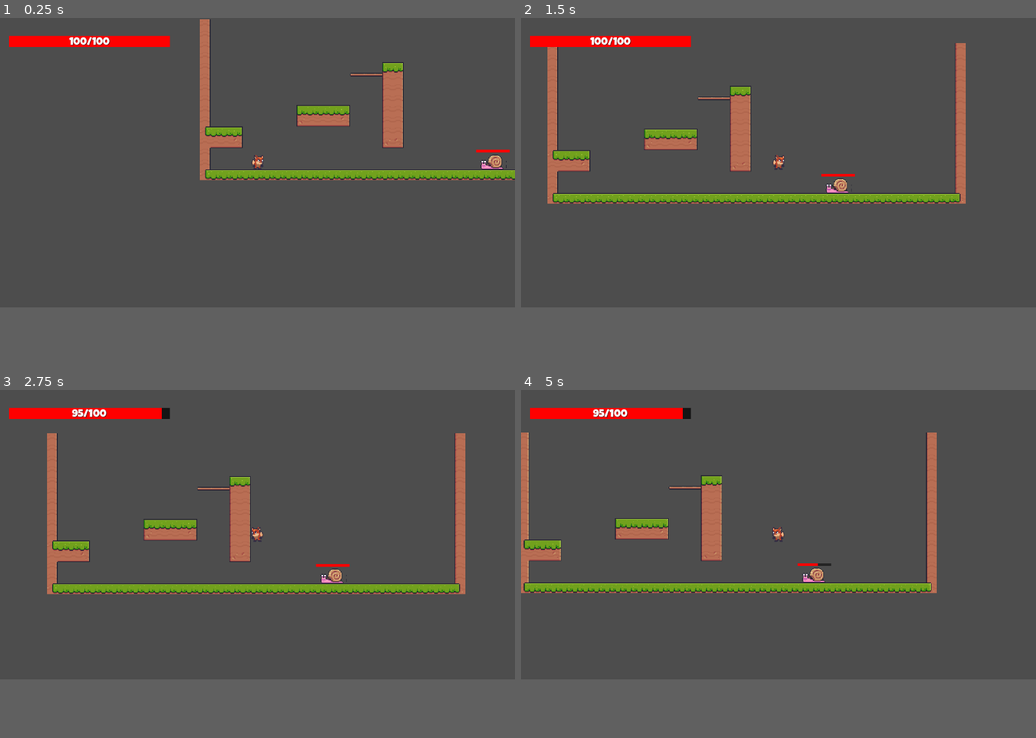
Above: before the commit, frames 1-4 (two rows, left to right).
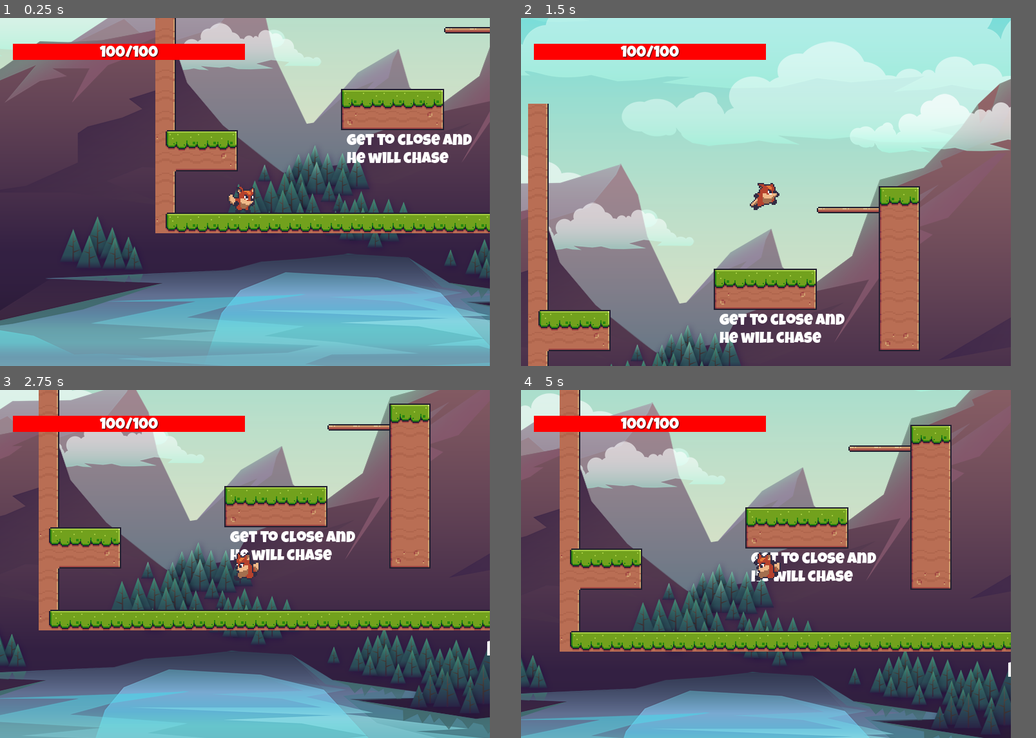
Above: after the commit, the same moments.

Repository: BrownJason/Godot-Testing
Game: Godot game, scene res://scenes/level/level.tscn
Same seed, same stepped clock (60 frames per second), same inputs: the game is played once before the commit and once after it.
Inputs (mouse positions are in pixels of both pictures, inside the frame that each line leads up to):
- Up to frame 1 (0.25 s): no input
- Up to frame 2 (1.5 s): tap F at 0.5, 1.25 s; move the mouse to (891, 146) at 0.52 s; hold D (move_right) from 0.53 s (still down); click (891, 146) at 0.6 s; tap Space (jump) at 0.77, 0.8, 1.07, 1.35 s; move the mouse to (675, 178) at 1.27 s
- Up to frame 3 (2.75 s): tap Space (jump) at 1.52, 1.82, 2.3 s; click (154, 550) at 1.55 s; tap F at 2 s; move the mouse to (309, 470) at 2.02 s; release D (move_right) at 2.03 s; hold A (move_left) from 2.03 s (still down); click (309, 470) at 2.1 s
- Up to frame 4 (5 s): tap F at 2.75, 3.5, 4.25 s; move the mouse to (752, 591) at 2.77 s; release A (move_left) at 2.78 s; hold D (move_right) 2.78-4.28 s; click (752, 591) at 2.85 s; tap Space (jump) at 3.02, 3.32, 3.6, 3.77, 4.07, 4.52, 4.82 s; move the mouse to (933, 577) at 3.52 s; move the mouse to (624, 490) at 4.27 s; hold A (move_left) from 4.28 s (still down); click (624, 490) at 4.35 s
In our replay, the window is 799x449 before the commit and 760x540 after it. These sizes can differ from the game's own. Grey fills any space a smaller window leaves; there, only what the larger window draws over its background counts as a difference.

The runs differ from the first frame. In frame 1, 79% of the frame differs, in the area x 0-100%, y 0-98%; in frame 2, 90%, in the area x 0-96%, y 0-100%; in frame 3, 78%; in frame 4, 85%.

Commit message:
Added animations and double jump, will make this into a resource later

Diff:
--- a/Base_Enemy.gd
+++ b/Base_Enemy.gd
@@ -7,6 +7,7 @@
 
 var player: Player
 @onready var sprite_2d = $Sprite2D
+@onready var animation_player = $AnimationPlayer
 @onready var damage_label = $DamageLabel
 var body_within_attack_range: bool = false
 
@@ -18,13 +19,17 @@
 
 func _process(delta):
 	velocity = Vector2.ZERO
-	if player and global_position.distance_to(player.global_position) > 40:
+	if player and global_position.distance_to(player.global_position) > 60:
 		move_comp.enemy_chase(self, player, delta)
 		velocity.y = 0
 
-
 	if velocity.x != 0 and !player:
 		move_toward(velocity.x, 0.0, delta)
+
+	if velocity.x != 0:
+		animation_player.play("move")
+	else:
+		animation_player.play("idle")
 
 	move_and_slide()
 	update_facing_dir()
--- a/project.godot
+++ b/project.godot
@@ -14,6 +14,12 @@
 run/main_scene="res://scenes/level/level.tscn"
 config/features=PackedStringArray("4.2", "Mobile")
 config/icon="res://icon.svg"
+
+[display]
+
+window/size/viewport_width=760
+window/size/viewport_height=540
+window/stretch/mode="canvas_items"
 
 [input]
 
--- a/scenes/base_entitys/base_enemy.tscn
+++ b/scenes/base_entitys/base_enemy.tscn
@@ -31,6 +31,62 @@
 width = 50
 
 [sub_resource type="RectangleShape2D" id="RectangleShape2D_f5ct4"]
+size = Vector2(32, 20)
+
+[sub_resource type="Animation" id="Animation_62viy"]
+resource_name = "idle"
+length = 0.1
+loop_mode = 1
+tracks/0/type = "value"
+tracks/0/imported = false
+tracks/0/enabled = true
+tracks/0/path = NodePath("Sprite2D:frame")
+tracks/0/interp = 1
+tracks/0/loop_wrap = true
+tracks/0/keys = {
+"times": PackedFloat32Array(0),
+"transitions": PackedFloat32Array(1),
+"update": 1,
+"values": [0]
+}
+
+[sub_resource type="Animation" id="Animation_ca776"]
+length = 0.001
+tracks/0/type = "value"
+tracks/0/imported = false
+tracks/0/enabled = true
+tracks/0/path = NodePath("Sprite2D:frame")
+tracks/0/interp = 1
+tracks/0/loop_wrap = true
+tracks/0/keys = {
+"times": PackedFloat32Array(0),
+"transitions": PackedFloat32Array(1),
+"update": 1,
+"values": [0]
+}
+
+[sub_resource type="Animation" id="Animation_3k4ku"]
+resource_name = "move"
+loop_mode = 1
+tracks/0/type = "value"
+tracks/0/imported = false
+tracks/0/enabled = true
+tracks/0/path = NodePath("Sprite2D:frame")
+tracks/0/interp = 1
+tracks/0/loop_wrap = true
+tracks/0/keys = {
+"times": PackedFloat32Array(0, 0.1, 0.2, 0.3, 0.4, 0.5, 0.6, 0.7, 0.8, 0.9),
+"transitions": PackedFloat32Array(1, 1, 1, 1, 1, 1, 1, 1, 1, 1),
+"update": 1,
+"values": [0, 1, 2, 3, 4, 5, 6, 7, 8, 9]
+}
+
+[sub_resource type="AnimationLibrary" id="AnimationLibrary_cjhkl"]
+_data = {
+"RESET": SubResource("Animation_ca776"),
+"idle": SubResource("Animation_62viy"),
+"move": SubResource("Animation_3k4ku")
+}
 
 [node name="Base_Enemy" type="CharacterBody2D" node_paths=PackedStringArray("health_comp", "damage_comp", "move_comp")]
 collision_layer = 4
@@ -54,11 +110,11 @@
 
 [node name="MovementComponent" type="Node" parent="."]
 script = ExtResource("4_2dg02")
-speed = 50
+speed = 75
 
 [node name="Sprite2D" type="Sprite2D" parent="."]
 texture = ExtResource("3_kjgyi")
-hframes = 9
+hframes = 10
 
 [node name="CollisionShape2D" type="CollisionShape2D" parent="."]
 position = Vector2(-1, 1)
@@ -95,11 +151,14 @@
 facing_collision_dir = NodePath("FacingCollisionShape")
 
 [node name="FacingCollisionShape" type="CollisionShape2D" parent="HitBox"]
-position = Vector2(-33, 0)
 shape = SubResource("RectangleShape2D_f5ct4")
 script = ExtResource("6_wbfps")
-facing_left_dir = Vector2(-33, 0)
-facing_right_dir = Vector2(33, 0)
+
+[node name="AnimationPlayer" type="AnimationPlayer" parent="."]
+libraries = {
+"": SubResource("AnimationLibrary_cjhkl")
+}
+autoplay = "idle"
 
 [connection signal="body_entered" from="ChaseZone" to="." method="_on_area_2d_body_entered"]
 [connection signal="body_exited" from="ChaseZone" to="." method="_on_area_2d_body_exited"]
--- a/scenes/components/movement/movement_component.gd
+++ b/scenes/components/movement/movement_component.gd
@@ -1,18 +1,17 @@
 class_name  MovementComponent
 extends Node
 
-const JUMP_VELOCITY: int = -325
+const JUMP_VELOCITY: int = -600
 
 @export_category("Movement Info")
 @export var speed: int = 300
-@export var gravity = 800
+@export var gravity = 1200
 var velocity := Vector2.ZERO
 
 func _physics_process(delta):
 	pass
 
 func player_movement(delta, body):
-	body.velocity.y += gravity * delta
 	body.velocity.x = 0
 	var direction := Vector2(0,0)
 	direction.x = Input.get_axis("move_left","move_right")
--- /dev/null
+++ b/scenes/level/ParallaxBackground.gd
@@ -0,0 +1,9 @@
+extends ParallaxBackground
+
+# Called when the node enters the scene tree for the first time.
+func _ready():
+	pass # Replace with function body.
+
+# Called every frame. 'delta' is the elapsed time since the previous frame.
+func _process(delta):
+	pass
--- a/scenes/level/level.tscn
+++ b/scenes/level/level.tscn
@@ -1,9 +1,12 @@
-[gd_scene load_steps=7 format=3 uid="uid://b3bo7ooxurhj7"]
-
+[gd_scene load_steps=12 format=3 uid="uid://b3bo7ooxurhj7"]
+
+[ext_resource type="Script" path="res://scenes/level/ParallaxBackground.gd" id="1_p2306"]
+[ext_resource type="Texture2D" uid="uid://drti1djhidh0r" path="res://assest/game_background_1.png" id="1_tviqu"]
 [ext_resource type="Texture2D" uid="uid://dpcev4qc1oi6q" path="res://assest/Terrain (16x16).png" id="1_ujrtm"]
 [ext_resource type="PackedScene" uid="uid://cexfal8mi8hae" path="res://scenes/player/player.tscn" id="2_u43xh"]
 [ext_resource type="PackedScene" uid="uid://csb2yi1ofxq81" path="res://scenes/base_entitys/base_enemy.tscn" id="3_0tmhh"]
 [ext_resource type="PackedScene" uid="uid://c73nrwhn1v4jr" path="res://scenes/ui/ui_health_bar.tscn" id="4_raeig"]
+[ext_resource type="FontFile" uid="uid://c7drv0ctoigoh" path="res://assest/LuckiestGuy-Regular.ttf" id="5_7ku7c"]
 
 [sub_resource type="TileSetAtlasSource" id="TileSetAtlasSource_g36pn"]
 texture = ExtResource("1_ujrtm")
@@ -459,24 +462,72 @@
 physics_layer_0/collision_layer = 1
 sources/0 = SubResource("TileSetAtlasSource_g36pn")
 
+[sub_resource type="LabelSettings" id="LabelSettings_cbvvl"]
+font = ExtResource("5_7ku7c")
+font_size = 32
+
+[sub_resource type="LabelSettings" id="LabelSettings_cqfxq"]
+font = ExtResource("5_7ku7c")
+font_size = 24
+
 [node name="level" type="Node2D"]
 
+[node name="ParallaxBackground" type="ParallaxBackground" parent="."]
+script = ExtResource("1_p2306")
+
+[node name="ParallaxLayer" type="ParallaxLayer" parent="ParallaxBackground"]
+motion_mirroring = Vector2(1920, 0)
+
+[node name="TextureRect" type="TextureRect" parent="ParallaxBackground/ParallaxLayer"]
+anchors_preset = 15
+anchor_right = 1.0
+anchor_bottom = 1.0
+offset_left = -950.0
+offset_top = -479.0
+offset_right = 970.0
+offset_bottom = 601.0
+grow_horizontal = 2
+grow_vertical = 2
+texture = ExtResource("1_tviqu")
+
+[node name="CanvasLayer" type="CanvasLayer" parent="."]
+
+[node name="UIHealthBar" parent="CanvasLayer" instance=ExtResource("4_raeig")]
+offset_right = 200.0
+offset_bottom = 50.0
+
 [node name="TileMap" type="TileMap" parent="."]
+scale = Vector2(2, 2)
 tile_set = SubResource("TileSet_r8rlu")
 format = 2
 layer_0/tile_data = PackedInt32Array(655360, 458752, 0, 655361, 458752, 0, 655362, 458752, 0, 655363, 458752, 0, 655364 …(1840 unchanged characters)…
 
 [node name="Player" parent="." instance=ExtResource("2_u43xh")]
-position = Vector2(70, 147)
+position = Vector2(107, 290)
+scale = Vector2(2, 2)
 
 [node name="Camera2D" type="Camera2D" parent="Player"]
-zoom = Vector2(1.5, 1.5)
 
 [node name="Base_Enemy" parent="." instance=ExtResource("3_0tmhh")]
-position = Vector2(420, 148)
-
-[node name="CanvasLayer" type="CanvasLayer" parent="."]
-
-[node name="UIHealthBar" parent="CanvasLayer" instance=ExtResource("4_raeig")]
-offset_right = 200.0
-offset_bottom = 50.0
+position = Vector2(787, 295)
+scale = Vector2(2, 2)
+
+[node name="AttackInfoLabel" type="Label" parent="."]
+z_index = -1
+offset_left = 663.0
+offset_top = 368.0
+offset_right = 944.0
+offset_bottom = 401.0
+text = "Press 'F' to attack"
+label_settings = SubResource("LabelSettings_cbvvl")
+
+[node name="Label" type="Label" parent="."]
+z_index = -1
+texture_filter = 1
+offset_left = 265.0
+offset_top = 198.0
+offset_right = 489.0
+offset_bottom = 251.0
+text = "Get to close and he will chase"
+label_settings = SubResource("LabelSettings_cqfxq")
+autowrap_mode = 2
--- a/scenes/player/player.gd
+++ b/scenes/player/player.gd
@@ -7,19 +7,37 @@
 
 @onready var sprite_2d = $Sprite2D
 @onready var hit_box_component = $HitBoxComponent
+@onready var animation_player = $AnimationPlayer
+@onready var hurt_timer = $HurtTimer
+@onready var facing_collision_shape = $HitBoxComponent/FacingCollisionShape
 
 signal facing_dir_changed(facing_right: bool)
 signal adjust_ui_health(health: float)
 
 var enemy= null
+var is_hurt: bool = false
+var can_double_jump: bool = true
 # Called when the node enters the scene tree for the first time.
 func _ready():
-	pass
+	emit_signal("adjust_ui_health", health_comp._health)
 
 # Called every frame. 'delta' is the elapsed time since the previous frame.
 func _physics_process(delta):
 	if Input.is_action_just_pressed("jump") and is_on_floor():
 		velocity.y += move_comp.JUMP_VELOCITY
+		can_double_jump = true
+
+	if !is_on_floor():
+		if Input.is_action_just_pressed("jump") and can_double_jump:
+			velocity.y = move_comp.JUMP_VELOCITY
+			can_double_jump = false
+		else:
+			velocity.y += move_comp.gravity * delta
+
+	if velocity.y > 0:
+		animation_player.play("fall")
+	elif velocity.y < 0:
+		animation_player.play("jump")
 
 	move_comp.player_movement(delta, self)
 
@@ -27,6 +45,11 @@
 		damage_comp.deal_damage_on_hit(enemy)
 	elif Input.is_action_just_pressed("attack"):
 		pass
+
+	if velocity.x != 0 and is_on_floor():
+		animation_player.play("run")
+	elif is_on_floor() and !is_hurt:
+		animation_player.play("idle")
 
 	move_and_slide()
 	update_facing_dir()
@@ -45,3 +68,17 @@
 func take_damage(damage):
 	health_comp.take_damage(damage)
 	emit_signal("adjust_ui_health", health_comp._health)
+	animation_player.play("hurt")
+	hurt_timer.start()
+	is_hurt = true
+	facing_collision_shape.visible = false
+	set_physics_process(false)
+
+func _on_hurt_timer_timeout():
+	is_hurt = false
+	facing_collision_shape.visible = true
+	set_physics_process(true)
+
+func _on_hit_box_component_body_exited(body):
+	if body == enemy:
+		enemy = null
--- a/scenes/player/player.tscn
+++ b/scenes/player/player.tscn
@@ -1,19 +1,132 @@
-[gd_scene load_steps=10 format=3 uid="uid://cexfal8mi8hae"]
+[gd_scene load_steps=17 format=3 uid="uid://cexfal8mi8hae"]
 
 [ext_resource type="Script" path="res://scenes/components/health/health_component.gd" id="1_6qcoi"]
 [ext_resource type="Script" path="res://scenes/player/player.gd" id="1_uxxst"]
 [ext_resource type="Script" path="res://scenes/components/damage/damage_component.gd" id="2_w4tjt"]
-[ext_resource type="Texture2D" uid="uid://ct13hq0o4y81d" path="res://assest/player-single.png" id="3_mwavu"]
+[ext_resource type="Texture2D" uid="uid://df4tgcwt8xmor" path="res://assest/player.png" id="5_fhfsk"]
 [ext_resource type="Script" path="res://scenes/components/movement/movement_component.gd" id="5_tmp4o"]
 [ext_resource type="PackedScene" uid="uid://ci233y1oi85ox" path="res://scenes/components/hit_box/hit_box_component.tscn" id="6_cvooe"]
 [ext_resource type="Script" path="res://scenes/player/facing_dir.gd" id="6_rp8as"]
 
-[sub_resource type="CircleShape2D" id="CircleShape2D_dtts4"]
+[sub_resource type="CapsuleShape2D" id="CapsuleShape2D_saekv"]
+radius = 7.0
+height = 22.0
 
 [sub_resource type="RectangleShape2D" id="RectangleShape2D_plbne"]
 size = Vector2(9, 20)
 
+[sub_resource type="Animation" id="Animation_redcc"]
+resource_name = "idle"
+length = 0.4
+loop_mode = 1
+tracks/0/type = "value"
+tracks/0/imported = false
+tracks/0/enabled = true
+tracks/0/path = NodePath("Sprite2D:frame")
+tracks/0/interp = 1
+tracks/0/loop_wrap = true
+tracks/0/keys = {
+"times": PackedFloat32Array(0, 0.1, 0.2, 0.3),
+"transitions": PackedFloat32Array(1, 1, 1, 1),
+"update": 1,
+"values": [13, 14, 15, 16]
+}
+
+[sub_resource type="Animation" id="Animation_p2vcd"]
+length = 0.001
+tracks/0/type = "value"
+tracks/0/imported = false
+tracks/0/enabled = true
+tracks/0/path = NodePath("Sprite2D:frame")
+tracks/0/interp = 1
+tracks/0/loop_wrap = true
+tracks/0/keys = {
+"times": PackedFloat32Array(0),
+"transitions": PackedFloat32Array(1),
+"update": 1,
+"values": [14]
+}
+
+[sub_resource type="Animation" id="Animation_6w88s"]
+resource_name = "run"
+length = 0.5
+loop_mode = 1
+tracks/0/type = "value"
+tracks/0/imported = false
+tracks/0/enabled = true
+tracks/0/path = NodePath("Sprite2D:frame")
+tracks/0/interp = 1
+tracks/0/loop_wrap = true
+tracks/0/keys = {
+"times": PackedFloat32Array(0, 0.1, 0.2, 0.3, 0.4),
+"transitions": PackedFloat32Array(1, 1, 1, 1, 1),
+"update": 1,
+"values": [1, 2, 3, 4, 5]
+}
+
+[sub_resource type="Animation" id="Animation_1ja3e"]
+resource_name = "jump"
+length = 0.1
+loop_mode = 1
+tracks/0/type = "value"
+tracks/0/imported = false
+tracks/0/enabled = true
+tracks/0/path = NodePath("Sprite2D:frame")
+tracks/0/interp = 1
+tracks/0/loop_wrap = true
+tracks/0/keys = {
+"times": PackedFloat32Array(0),
+"transitions": PackedFloat32Array(1),
+"update": 1,
+"values": [17]
+}
+
+[sub_resource type="Animation" id="Animation_cqosl"]
+resource_name = "fall"
+length = 0.1
+loop_mode = 1
+tracks/0/type = "value"
+tracks/0/imported = false
+tracks/0/enabled = true
+tracks/0/path = NodePath("Sprite2D:frame")
+tracks/0/interp = 1
+tracks/0/loop_wrap = true
+tracks/0/keys = {
+"times": PackedFloat32Array(0),
+"transitions": PackedFloat32Array(1),
+"update": 1,
+"values": [18]
+}
+
+[sub_resource type="Animation" id="Animation_a0ueq"]
+resource_name = "hurt"
+length = 0.7
+loop_mode = 1
+tracks/0/type = "value"
+tracks/0/imported = false
+tracks/0/enabled = true
+tracks/0/path = NodePath("Sprite2D:frame")
+tracks/0/interp = 1
+tracks/0/loop_wrap = true
+tracks/0/keys = {
+"times": PackedFloat32Array(0, 0.2, 0.4, 0.6),
+"transitions": PackedFloat32Array(1, 1, 1, 1),
+"update": 1,
+"values": [11, 12, 12, 12]
+}
+
+[sub_resource type="AnimationLibrary" id="AnimationLibrary_4p0vh"]
+_data = {
+"RESET": SubResource("Animation_p2vcd"),
+"fall": SubResource("Animation_cqosl"),
+"hurt": SubResource("Animation_a0ueq"),
+"idle": SubResource("Animation_redcc"),
+"jump": SubResource("Animation_1ja3e"),
+"run": SubResource("Animation_6w88s")
+}
+
 [node name="Player" type="CharacterBody2D" node_paths=PackedStringArray("health_comp", "damage_comp", "move_comp") groups=["Player"]]
+z_index = 1
 collision_layer = 2
 script = ExtResource("1_uxxst")
 health_comp = NodePath("HealthComponent")
@@ -36,12 +149,16 @@
 script = ExtResource("5_tmp4o")
 
 [node name="Sprite2D" type="Sprite2D" parent="."]
-texture = ExtResource("3_mwavu")
+texture = ExtResource("5_fhfsk")
+hframes = 19
+frame = 14
 
 [node name="CollisionShape2D" type="CollisionShape2D" parent="."]
-shape = SubResource("CircleShape2D_dtts4")
+position = Vector2(0, 5)
+shape = SubResource("CapsuleShape2D_saekv")
 
 [node name="HitBoxComponent" parent="." node_paths=PackedStringArray("player", "facing_collision_dir") instance=ExtResource("6_cvooe")]
+position = Vector2(0, 1)
 player = NodePath("..")
 facing_collision_dir = NodePath("FacingCollisionShape")
 
@@ -52,4 +169,14 @@
 facing_left_dir = Vector2(-17, 0)
 facing_right_dir = Vector2(17, 0)
 
+[node name="AnimationPlayer" type="AnimationPlayer" parent="."]
+libraries = {
+"": SubResource("AnimationLibrary_4p0vh")
+}
+autoplay = "idle"
+
+[node name="HurtTimer" type="Timer" parent="."]
+
 [connection signal="body_entered" from="HitBoxComponent" to="." method="_on_hit_box_component_body_entered"]
+[connection signal="body_exited" from="HitBoxComponent" to="." method="_on_hit_box_component_body_exited"]
+[connection signal="timeout" from="HurtTimer" to="." method="_on_hurt_timer_timeout"]
Binary file added: assest/game_background_1.png
Not shown, added: assest/game_background_1.png.import
Binary file added: assest/player.png
Not shown, added: assest/player.png.import
Not shown: 1 places in scenes/base_entitys/base_enemy.tscn that only renumber resources
